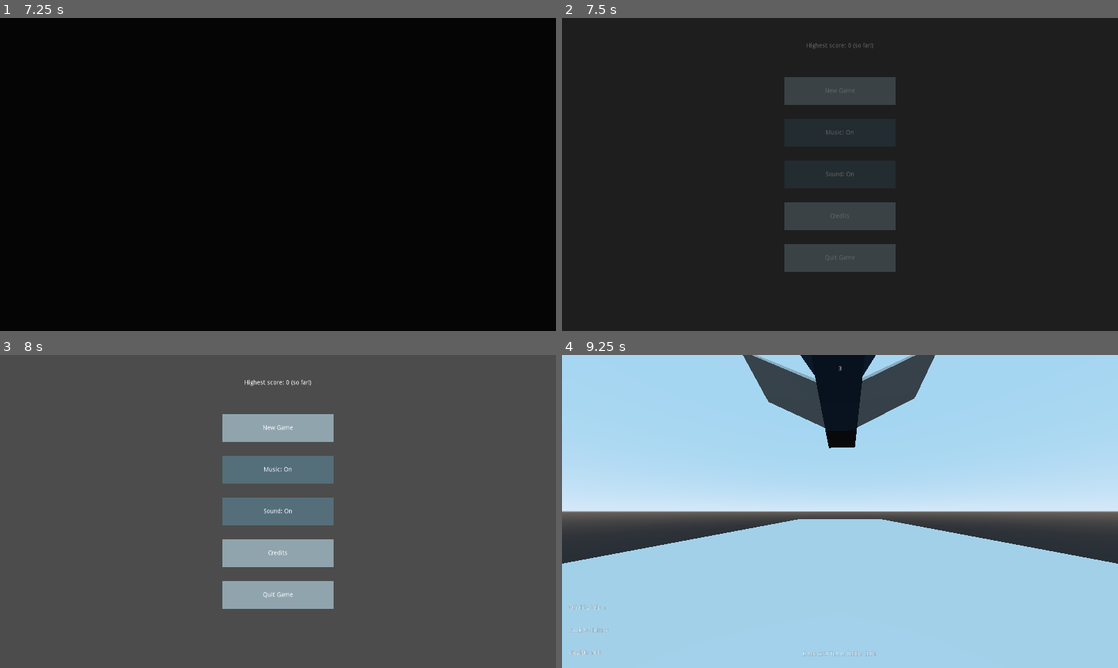
Above: before the commit, frames 1-4 (two rows, left to right).
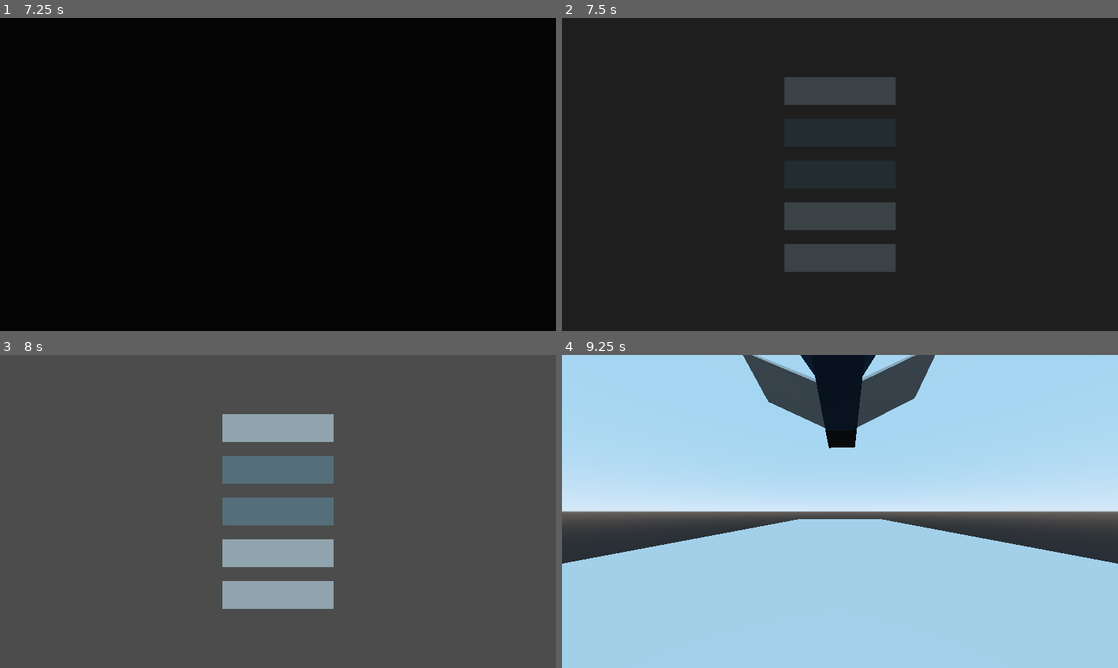
Above: after the commit, the same moments.

Repository: dzejpi/pulse-of-ethereal
Game: Godot game, scene res://scenes/game_scenes/SplashScene.tscn
The game is run twice, just before and just after one commit, with the same random seed, the same clock (stepped at 60 frames per second) and the same inputs. Sound files missing from this copy of the repository are replaced by a short silence.
Inputs (mouse positions are in pixels of both pictures, inside the frame that each line leads up to):
- Up to frame 1 (7.25 s): move the mouse to (400, 158) at 0.52 s; hold D (move_right) 0.53-1.28 s; tap E (dialog_end) at 0.6, 3.6, 6.6 s; move the mouse to (166, 190) at 1.27 s; hold S (move_down) 1.28-2.03 s; tap Space (gun_shoot) at 1.35, 4.35, 5 s; tap Enter at 2, 5.75 s; move the mouse to (333, 105) at 2.02 s; hold D (move_right) 2.03-2.78 s; hold Ctrl (move_crouch) 2.03-2.78 s; move the mouse to (250, 237) at 2.77 s; hold W (move_up) 2.78-3.53 s; tap Shift (move_sprint) at 2.85, 5.85 s; move the mouse to (444, 221) at 3.52 s; hold A (move_left) 3.53-5.03 s; tap Escape (game_pause) at 4.15 s; move the mouse to (111, 127) at 4.27 s; move the mouse to (305, 174) at 5.02 s; hold S (move_down) 5.03-5.78 s; hold Ctrl (move_crouch) 5.03-5.78 s; move the mouse to (194, 96) at 5.77 s; hold D (move_right) 5.78-6.53 s; move the mouse to (400, 158) at 6.52 s; hold W (move_up) from 6.53 s (still down)
- Up to frame 2 (7.5 s): move the mouse to (728, 190) at 7.27 s; release W (move_up) at 7.28 s; hold D (move_right) from 7.28 s (still down); tap Space (gun_shoot) at 7.35 s
- Up to frame 3 (8 s): keep holding D (move_right)
- Up to frame 4 (9.25 s): release D (move_right) at 8 s; click "New Game" at 8 s; move the mouse to (851, 505) at 8.77 s; hold W (move_up) from 8.78 s (still down); hold Ctrl (move_crouch) from 8.78 s (still down)

Frame 1 is identical in both runs. In frame 2, 0.1% of the frame differs, in the area x 44-56%, y 8-78%; in frame 3, 0.3%, in the area x 44-56%, y 7-78%; in frame 4, 0.2%.

Commit message:
Created a new font theme and assigned to all labels... hopefully.

Diff:
--- a/scenes/game_scenes/CreditsScene.tscn
+++ b/scenes/game_scenes/CreditsScene.tscn
@@ -7,6 +7,7 @@
 [ext_resource path="res://assets/visual/ui/main_menu/menu_btn_normal.png" type="Texture" id=5]
 [ext_resource path="res://assets/visual/ui/main_menu/menu_btn_hover.png" type="Texture" id=6]
 [ext_resource path="res://assets/visual/ui/main_menu/menu_btn_pressed.png" type="Texture" id=7]
+[ext_resource path="res://themes/main_text_theme.tres" type="Theme" id=8]
 
 [node name="CreditsScene" type="Node2D"]
 script = ExtResource( 1 )
@@ -28,6 +29,7 @@
 [node name="NewGameLabel" type="Label" parent="CreditsButton/BackToMenuButton"]
 margin_right = 256.0
 margin_bottom = 64.0
+theme = ExtResource( 8 )
 text = "Back To Menu"
 align = 1
 valign = 1
@@ -40,6 +42,7 @@
 margin_top = 64.0
 margin_right = 1216.0
 margin_bottom = 528.0
+theme = ExtResource( 8 )
 text = "Credits text here."
 align = 1
 valign = 1
--- a/scenes/game_scenes/GameScene.tscn
+++ b/scenes/game_scenes/GameScene.tscn
@@ -7,6 +7,7 @@
 [ext_resource path="res://scenes/player_ui/PauseScene.tscn" type="PackedScene" id=5]
 [ext_resource path="res://scenes/player_ui/GameOverScene.tscn" type="PackedScene" id=6]
 [ext_resource path="res://scripts/player/PlayerScript.gd" type="Script" id=7]
+[ext_resource path="res://themes/main_text_theme.tres" type="Theme" id=8]
 [ext_resource path="res://scripts/game_scenes/GameSpawnNode.gd" type="Script" id=9]
 [ext_resource path="res://3d/export/player_spaceship.gltf" type="PackedScene" id=10]
 [ext_resource path="res://scripts/game_scenes/GameActionNode.gd" type="Script" id=11]
@@ -170,6 +171,7 @@
 [node name="CurrentScoreLabel" type="Label" parent="GameWindow/UI/PlayerUI"]
 margin_right = 1280.0
 margin_bottom = 64.0
+theme = ExtResource( 8 )
 text = "0"
 align = 1
 valign = 1
@@ -179,6 +181,7 @@
 margin_top = 564.0
 margin_right = 144.0
 margin_bottom = 600.0
+theme = ExtResource( 8 )
 text = "Shields: 1"
 valign = 1
 
@@ -187,6 +190,7 @@
 margin_top = 616.0
 margin_right = 144.0
 margin_bottom = 652.0
+theme = ExtResource( 8 )
 text = "Rockets: 4"
 valign = 1
 
@@ -195,6 +199,7 @@
 margin_top = 668.0
 margin_right = 144.0
 margin_bottom = 704.0
+theme = ExtResource( 8 )
 text = "Health = 100"
 valign = 1
 
@@ -202,6 +207,7 @@
 margin_top = 656.0
 margin_right = 1280.0
 margin_bottom = 720.0
+theme = ExtResource( 8 )
 text = "0"
 align = 1
 valign = 1
--- a/scenes/game_scenes/MainMenuScene.tscn
+++ b/scenes/game_scenes/MainMenuScene.tscn
@@ -11,6 +11,7 @@
 [ext_resource path="res://assets/visual/ui/main_menu/menu_btn_normal.png" type="Texture" id=9]
 [ext_resource path="res://assets/visual/ui/main_menu/menu_btn_hover.png" type="Texture" id=10]
 [ext_resource path="res://assets/visual/ui/main_menu/menu_btn_pressed.png" type="Texture" id=11]
+[ext_resource path="res://themes/main_text_theme.tres" type="Theme" id=12]
 
 [node name="MainMenuScene" type="Node2D"]
 script = ExtResource( 1 )
@@ -33,6 +34,7 @@
 [node name="NewGameLabel" type="Label" parent="MenuButtons/NewGameButton"]
 margin_right = 256.0
 margin_bottom = 64.0
+theme = ExtResource( 12 )
 text = "New Game"
 align = 1
 valign = 1
@@ -56,6 +58,7 @@
 [node name="MusicLabel" type="Label" parent="MenuButtons/MusicButton"]
 margin_right = 256.0
 margin_bottom = 64.0
+theme = ExtResource( 12 )
 text = "Music: on"
 align = 1
 valign = 1
@@ -76,6 +79,7 @@
 [node name="SoundLabel" type="Label" parent="MenuButtons/SoundButton"]
 margin_right = 256.0
 margin_bottom = 64.0
+theme = ExtResource( 12 )
 text = "Sound: on"
 align = 1
 valign = 1
@@ -95,6 +99,7 @@
 [node name="CreditsLabel" type="Label" parent="MenuButtons/CreditsButton"]
 margin_right = 256.0
 margin_bottom = 64.0
+theme = ExtResource( 12 )
 text = "Credits"
 align = 1
 valign = 1
@@ -114,6 +119,7 @@
 [node name="QuitGameLabel" type="Label" parent="MenuButtons/QuitGameButton"]
 margin_right = 256.0
 margin_bottom = 64.0
+theme = ExtResource( 12 )
 text = "Quit Game"
 align = 1
 valign = 1
@@ -127,6 +133,7 @@
 [node name="HighScoreLabel" type="Label" parent="Score"]
 margin_right = 1280.0
 margin_bottom = 128.0
+theme = ExtResource( 12 )
 text = "Highest score:"
 align = 1
 valign = 1
--- a/scenes/player_ui/PauseScene.tscn
+++ b/scenes/player_ui/PauseScene.tscn
@@ -10,6 +10,7 @@
 [ext_resource path="res://scripts/buttons/MainMenuButton.gd" type="Script" id=8]
 [ext_resource path="res://scripts/player_ui/PauseScene.gd" type="Script" id=9]
 [ext_resource path="res://scripts/buttons/ContinueGameButton.gd" type="Script" id=10]
+[ext_resource path="res://themes/main_text_theme.tres" type="Theme" id=11]
 
 [node name="PauseScene" type="Node2D"]
 position = Vector2( 640, 360 )
@@ -30,6 +31,7 @@
 [node name="MusicLabel" type="Label" parent="ContinueGameButton"]
 margin_right = 256.0
 margin_bottom = 64.0
+theme = ExtResource( 11 )
 text = "Continue"
 align = 1
 valign = 1
@@ -53,6 +55,7 @@
 [node name="MusicLabel" type="Label" parent="MusicButton"]
 margin_right = 256.0
 margin_bottom = 64.0
+theme = ExtResource( 11 )
 text = "Music: on"
 align = 1
 valign = 1
@@ -76,6 +79,7 @@
 [node name="SoundLabel" type="Label" parent="SoundButton"]
 margin_right = 256.0
 margin_bottom = 64.0
+theme = ExtResource( 11 )
 text = "Sound: on"
 align = 1
 valign = 1
@@ -95,6 +99,7 @@
 [node name="MainMenuLabel" type="Label" parent="MainMenuButton"]
 margin_right = 256.0
 margin_bottom = 64.0
+theme = ExtResource( 11 )
 text = "Main Menu"
 align = 1
 valign = 1
--- /dev/null
+++ b/themes/main_text_theme.tres
@@ -0,0 +1,10 @@
+[gd_resource type="Theme" load_steps=3 format=2]
+
+[ext_resource path="res://assets/fonts/falling_sky/FallingSky-JKwK.otf" type="DynamicFontData" id=1]
+
+[sub_resource type="DynamicFont" id=1]
+size = 24
+font_data = ExtResource( 1 )
+
+[resource]
+default_font = SubResource( 1 )
Not shown: 1 places in scenes/game_scenes/CreditsScene.tscn that only renumber resources
Not shown: 1 places in scenes/game_scenes/GameScene.tscn that only renumber resources
Not shown: 1 places in scenes/game_scenes/MainMenuScene.tscn that only renumber resources
Not shown: 1 places in scenes/player_ui/PauseScene.tscn that only renumber resources
